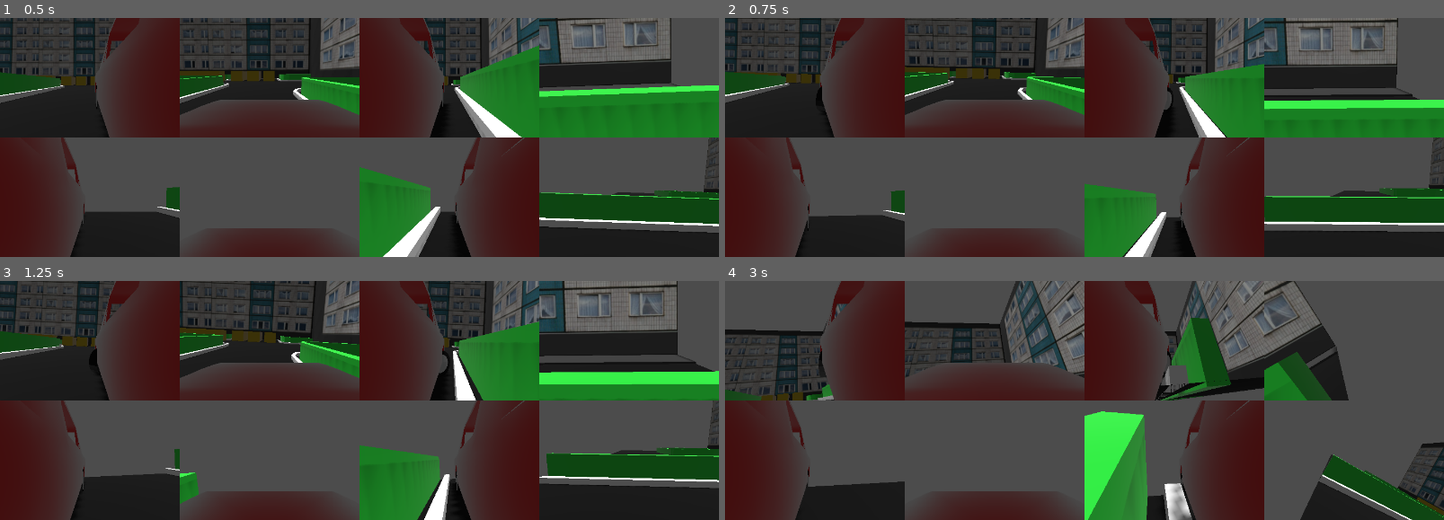
Above: before the commit, frames 1-4 (two rows, left to right).
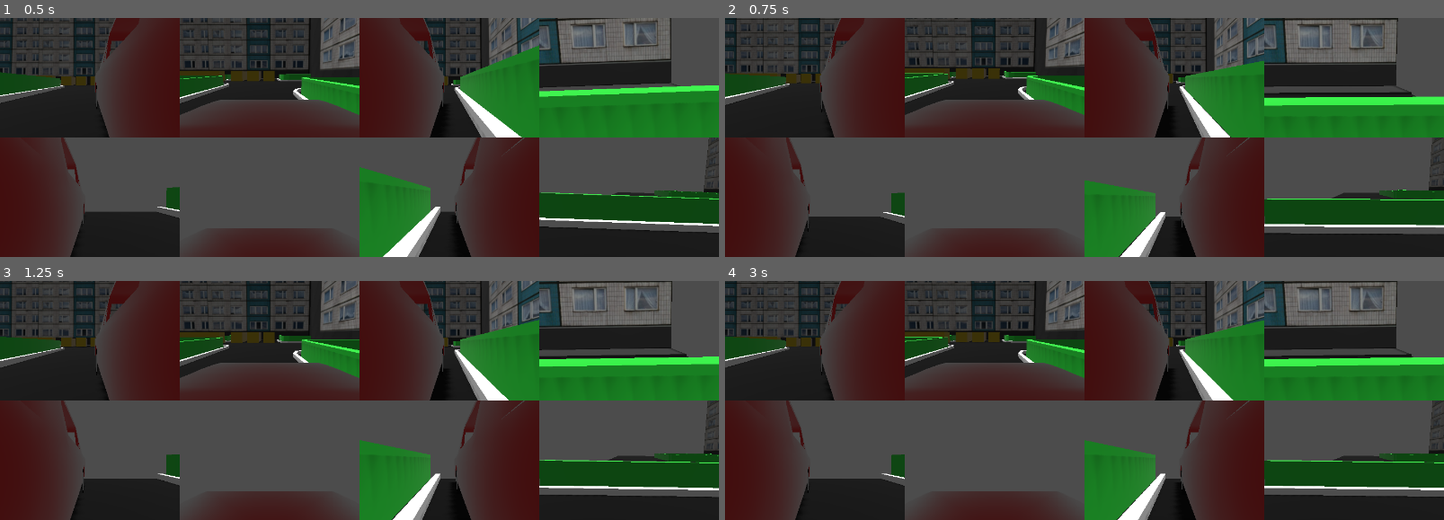
Above: after the commit, the same moments.

Repository: ChernyakKonstantin/Self-driving-RL-car
Game: Godot game, scene res://Main.tscn
The game is run twice, just before and just after one commit, with the same random seed, the same clock (stepped at 60 frames per second) and the same inputs.
Inputs:
- Up to frame 1 (0.5 s): no input
- Up to frame 2 (0.75 s): hold Right (move_right) from 0.53 s (still down); hold Space (break) from 0.53 s (still down)
- Up to frame 3 (1.25 s): keep holding Right (move_right); keep holding Space (break)
- Up to frame 4 (3 s): release Right (move_right) at 1.28 s; release Space (break) at 1.28 s; hold Down (move_backward) 1.28-2.03 s; tap Space (break) at 1.35, 2.85 s; hold Right (move_right) 2.03-2.78 s; hold Space (break) 2.03-2.78 s; hold Up (move_forward) from 2.78 s (still down)

Frame 1 is identical in both runs. In frame 2, 6.2% of the frame differs, in the area x 0-100%, y 0-100%; in frame 3, 16%; in frame 4, 33%.

Commit message:
Fisrt attempt to record N frames

Diff:
--- /dev/null
+++ b/godot/train_to_steer/DataRecorder.gd
@@ -0,0 +1,23 @@
+extends Node
+# --------
+var image_capture
+var proxemity_capture
+# --------
+# Array of dictionaries
+onready var image_storage: Array = Array()
+# Array of dictionaries
+onready var obstacle_proxemity_storage: Array = Array()
+# --------
+func set_proxemity_capture(node: Node) -> void:
+	proxemity_capture = node
+
+func set_image_capture(node: Node) -> void:
+	image_capture = node
+# --------
+func _on_Player_physics_processed() -> void:
+	image_storage.append(image_capture.get_frame())
+	obstacle_proxemity_storage.append(proxemity_capture.get_proxemity())
+
+func clear_storage() -> void:
+	image_storage.clear()
+	obstacle_proxemity_storage.clear()
--- a/godot/train_to_steer/GameTCPServer.gd
+++ b/godot/train_to_steer/GameTCPServer.gd
@@ -26,11 +26,14 @@
 #var active_physics_server: bool = false
 # --------
 onready var image_capture = $ImageCapture
+onready var data_recorder = $DataRecorder
 onready var server = TCP_Server.new()
 onready var agent = get_node(agent_path)
 # --------
 func _ready():
 #	PhysicsServer.set_active(false)
+	data_recorder.set_image_capture(image_capture)
+	data_recorder.set_proxemity_capture(agent)
 	server.listen(port, address)
 
 func _process(delta):
@@ -39,7 +42,8 @@
 		handle_connection(connection)
 
 # --------
-func handle_connection(connection: StreamPeerTCP):
+func handle_connection(connection: StreamPeerTCP) -> void:
+	# TODO: update code to send proxemitites and frames from DataRecorder
 	# TODO: add datatype to begging of response
 	var request_package_size = connection.get_available_bytes()
 	var request_data = connection.get_utf8_string(request_package_size)
@@ -49,16 +53,19 @@
 	elif request.has(ACTION_KEY):
 		# TODO: data should be captured during action
 		# TODO: I think PhysicsServer should be handled outside of player
+		data_recorder.clear_storage()
 		agent.perform_action(request[ACTION_KEY])
 		connection.put_32(1) # TODO: use enum for status
 	elif request.has(OBSERVATION_KEY):
 		var observation_request = request[OBSERVATION_KEY]
 		if observation_request == REQUEST_FRAME:
-			var frame: Dictionary = image_capture.get_frame()
-			for key in frame.keys():
-				connection.put_string(key)
-				connection.put_u32(frame[key].size())
-				connection.put_data(frame[key])
+			var frames: Array = data_recorder.image_storage
+			print("Number of frames ", frames.size())
+			for frame in frames:
+				for key in frame.keys():
+					connection.put_string(key)
+					connection.put_u32(frame[key].size())
+					connection.put_data(frame[key])
 #		elif observation_request == REQUEST_DEPTH_MAP:
 #			pass  # TODO
 		elif observation_request == REQUEST_OBSTACLE_PROXEMITY:
--- a/godot/train_to_steer/ImageCapture.gd
+++ b/godot/train_to_steer/ImageCapture.gd
@@ -20,9 +20,8 @@
 func get_viewport_frame(viewport: Viewport) -> PoolByteArray:
 	var texture_image: Image
 	var frame_data: PoolByteArray
-
 	texture_image = viewport.get_texture().get_data()
-	texture_image.flip_y()
+#	texture_image.flip_y()  # TODO: It slows down game too much
 	texture_image.convert(Image.FORMAT_RGB8)
 	frame_data = texture_image.get_data()
 	return frame_data
@@ -34,13 +33,4 @@
 		viewports_frame[viewport.name] = frame
 	return viewports_frame
 
-#func get_frame() -> PoolByteArray:
-#	var viewports_frame = PoolByteArray()
-#	for viewport in viewports:
-#		var frame: PoolByteArray = get_viewport_frame(viewport)
-#		viewports_frame.append_array(frame)
-#		print(viewports_frame.size())
-#	print()
-#	return viewports_frame
-
 # TODO: implement getting of depthmaps
--- a/godot/train_to_steer/Main.tscn
+++ b/godot/train_to_steer/Main.tscn
@@ -1,8 +1,9 @@
-[gd_scene load_steps=4 format=2]
+[gd_scene load_steps=5 format=2]
 
 [ext_resource path="res://World.tscn" type="PackedScene" id=1]
 [ext_resource path="res://ImageCapture.gd" type="Script" id=2]
 [ext_resource path="res://GameTCPServer.gd" type="Script" id=3]
+[ext_resource path="res://DataRecorder.gd" type="Script" id=4]
 
 [node name="Main" type="Node"]
 
@@ -154,6 +155,11 @@
 script = ExtResource( 2 )
 viewport_storage_path = NodePath("../../Control")
 
+[node name="DataRecorder" type="Node" parent="GameTCPServer"]
+script = ExtResource( 4 )
+
+[connection signal="physics_processed" from="World/Player" to="GameTCPServer/DataRecorder" method="_on_Player_physics_processed"]
+
 [editable path="World"]
 [editable path="World/StaticBody/parking"]
 [editable path="World/Player"]
--- a/godot/train_to_steer/Player.gd
+++ b/godot/train_to_steer/Player.gd
@@ -1,7 +1,11 @@
 extends VehicleBody
-
+# --------
+const STEPS_PER_CALL = 4
+# --------
 export var camera_storage_path: NodePath
-
+# --------
+signal physics_processed
+# --------
 # Flag whether the agent has colided
 onready var is_collided = false
 # Flag whether to compute the agent movements
@@ -11,6 +15,8 @@
 # Actions
 onready var steering_delta: float
 onready var acceleration_delta: float
+
+onready var step_counter: int = 0
 
 onready var DistanceSensors = $DistanceSensors
 onready var CameraPlaceholders = $CameraPlaceholders
@@ -25,22 +31,23 @@
 	_configure_cameras()
 
 func _physics_process(delta):
+	if step_counter < STEPS_PER_CALL:
+		step_counter = step_counter + 1
+		# I think 0.8 is cosine value of angle the wheel turn at
+	#	steering = lerp(steering, Input.get_axis("move_right", "move_left") * 0.8, 5*delta)
+		steering = lerp(steering, steering_delta * 0.8, 5*delta)
+	#	var acceleration = Input.get_axis("move_backward", "move_forward")
+		var acceleration = acceleration_delta
+		var rpm
+		rpm = $back_left_wheel.get_rpm()
+		$back_left_wheel.engine_force = acceleration * max_torque * (1 - rpm / max_rpm)
+		rpm = $back_right_wheel.get_rpm()
+		$back_right_wheel.engine_force = acceleration * max_torque * (1 - rpm / max_rpm)
+		brake = Input.get_action_strength("break") * 200
 
-	# I think 0.8 is cosine value of angle the wheel turn at
-	steering = lerp(steering, Input.get_axis("move_right", "move_left") * 0.8, 5*delta)
-#	steering = lerp(steering, steering_delta * 0.8, 5*delta)
-	var acceleration = Input.get_axis("move_backward", "move_forward")
-#	var acceleration = acceleration_delta
-	var rpm
-	rpm = $back_left_wheel.get_rpm()
-	$back_left_wheel.engine_force = acceleration * max_torque * (1 - rpm / max_rpm)
-	rpm = $back_right_wheel.get_rpm()
-	$back_right_wheel.engine_force = acceleration * max_torque * (1 - rpm / max_rpm)
-	brake = Input.get_action_strength("break") * 200
-
-	steering_delta = 0
-	acceleration_delta = 0
-
+		steering_delta = 0
+		acceleration_delta = 0
+		emit_signal("physics_processed")
 # --------
 func _configure_collision():
 	set_contact_monitor(true)
@@ -81,6 +88,7 @@
 	return $back_left_wheel.engine_force
 # --------
 func perform_action(action: Dictionary) -> void:
+	step_counter = 0
 	if action.has("steering_delta"):
 		steering_delta = action["steering_delta"]
 	if action.has("acceleration_delta"):
Not shown, changed: camera_environment/engine_client.py
Not shown, changed: engine_example.py
